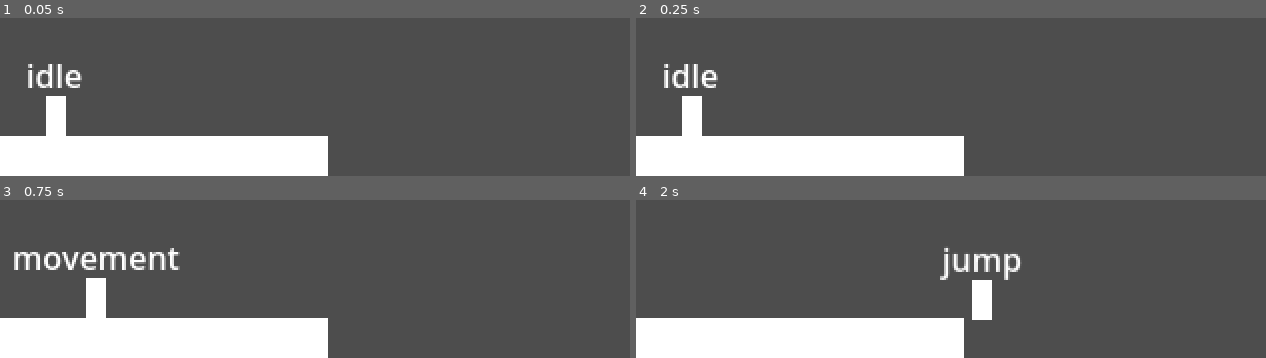
Above: before the commit, frames 1-4 (two rows, left to right).
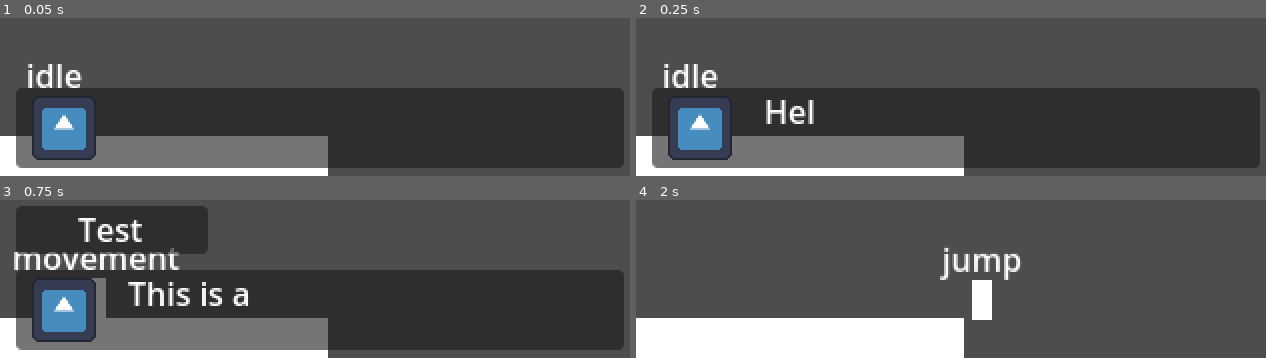
Above: after the commit, the same moments.

Repository: arindamtrivedi/MINIJAM-200
Game: Godot game, scene res://scenes/levels/debug/debug_level.tscn
Same seed, same stepped clock (60 frames per second), same inputs: the game is played once before the commit and once after it. The project has no main scene, so this scene is started directly. The engine's default icon, where the game draws it, is replaced by a stand-in: a white triangle on a blue panel in a dark square.
Inputs:
- Up to frame 1 (0.05 s): no input
- Up to frame 2 (0.25 s): no input
- Up to frame 3 (0.75 s): tap Enter (ui_accept) at 0.5 s; hold D (move_right) from 0.53 s (still down); hold Enter (ui_accept) from 0.53 s (still down)
- Up to frame 4 (2 s): keep holding D (move_right); tap Space (move_jump) at 0.77, 1.52 s; release Enter (ui_accept) at 1.28 s; tap Enter (ui_accept) at 1.35 s

The runs differ from the first frame. In frame 1, 48% of the frame differs, in the area x 2-100%, y 44-95%; in frame 2, 48%; in frame 3, 57%, in the area x 2-100%, y 3-95%; in frame 4, nothing differs.

Commit message:
Added the dialogue system

Diff:
--- a/minijam_200/project.godot
+++ b/minijam_200/project.godot
@@ -17,6 +17,7 @@
 [autoload]
 
 BgmPlayer="*res://autoloads/bgm_player.tscn"
+DialogueManager="*res://scripts/core/managers/dialogue_manager.gd"
 
 [display]
 
--- /dev/null
+++ b/minijam_200/resources/dialogues/debug/debug_dialogue1.tres
@@ -0,0 +1,24 @@
+[gd_resource type="Resource" script_class="DialogueData" load_steps=6 format=3 uid="uid://5tj3rm660eyv"]
+
+[ext_resource type="Script" uid="uid://dbj05cyeai6gd" path="res://scripts/resources/dialogue_content.gd" id="1_d7qql"]
+[ext_resource type="Texture2D" uid="uid://cfu52s6l21tse" path="res://icon.svg" id="2_cioej"]
+[ext_resource type="Script" uid="uid://ccq3dfuwytxdx" path="res://scripts/resources/dialogue_data.gd" id="2_lwhwq"]
+
+[sub_resource type="Resource" id="Resource_6jnls"]
+script = ExtResource("1_d7qql")
+name = ""
+face = ExtResource("2_cioej")
+text = "Hello !"
+metadata/_custom_type_script = "uid://dbj05cyeai6gd"
+
+[sub_resource type="Resource" id="Resource_53bhl"]
+script = ExtResource("1_d7qql")
+name = "Test"
+face = ExtResource("2_cioej")
+text = "This is a debug dialogue."
+metadata/_custom_type_script = "uid://dbj05cyeai6gd"
+
+[resource]
+script = ExtResource("2_lwhwq")
+lines = Array[ExtResource("1_d7qql")]([SubResource("Resource_6jnls"), SubResource("Resource_53bhl")])
+metadata/_custom_type_script = "uid://ccq3dfuwytxdx"
--- /dev/null
+++ b/minijam_200/scenes/gui/menus/dialogue_box.tscn
@@ -0,0 +1,90 @@
+[gd_scene load_steps=6 format=3 uid="uid://dcdmt4cq53pc4"]
+
+[ext_resource type="Script" uid="uid://dd6b62tn6leh0" path="res://scripts/scenes/gui/menus/dialogue_box.gd" id="1_hqrs7"]
+[ext_resource type="Texture2D" uid="uid://cfu52s6l21tse" path="res://icon.svg" id="2_bm251"]
+
+[sub_resource type="Animation" id="Animation_bm251"]
+resource_name = "play"
+length = 0.5
+tracks/0/type = "value"
+tracks/0/imported = false
+tracks/0/enabled = true
+tracks/0/path = NodePath("TextLabel:visible_ratio")
+tracks/0/interp = 1
+tracks/0/loop_wrap = true
+tracks/0/keys = {
+"times": PackedFloat32Array(0, 0.5),
+"transitions": PackedFloat32Array(1, 1),
+"update": 0,
+"values": [0.0, 1.0]
+}
+
+[sub_resource type="Animation" id="Animation_lhsxw"]
+length = 0.001
+tracks/0/type = "value"
+tracks/0/imported = false
+tracks/0/enabled = true
+tracks/0/path = NodePath("TextLabel:visible_ratio")
+tracks/0/interp = 1
+tracks/0/loop_wrap = true
+tracks/0/keys = {
+"times": PackedFloat32Array(0),
+"transitions": PackedFloat32Array(1),
+"update": 0,
+"values": [1.0]
+}
+
+[sub_resource type="AnimationLibrary" id="AnimationLibrary_kn5qe"]
+_data = {
+&"RESET": SubResource("Animation_lhsxw"),
+&"play": SubResource("Animation_bm251")
+}
+
+[node name="DialogueBox" type="CanvasLayer" node_paths=PackedStringArray("face", "name_panel", "name_label", "text_label", "text_player")]
+script = ExtResource("1_hqrs7")
+face = NodePath("TextPanel/Face")
+name_panel = NodePath("NamePanel")
+name_label = NodePath("NamePanel/NameLabel")
+text_label = NodePath("TextPanel/TextLabel")
+text_player = NodePath("TextPanel/TextPlayer")
+
+[node name="NamePanel" type="Panel" parent="."]
+offset_left = 8.0
+offset_top = 104.0
+offset_right = 104.0
+offset_bottom = 128.0
+
+[node name="NameLabel" type="Label" parent="NamePanel"]
+layout_mode = 0
+offset_right = 96.0
+offset_bottom = 23.0
+text = "{name}"
+horizontal_alignment = 1
+vertical_alignment = 1
+
+[node name="TextPanel" type="Panel" parent="."]
+offset_left = 8.0
+offset_top = 136.0
+offset_right = 312.0
+offset_bottom = 176.0
+
+[node name="Face" type="TextureRect" parent="TextPanel"]
+layout_mode = 0
+offset_left = 8.0
+offset_top = 4.0
+offset_right = 40.0
+offset_bottom = 36.0
+texture = ExtResource("2_bm251")
+expand_mode = 1
+
+[node name="TextLabel" type="RichTextLabel" parent="TextPanel"]
+layout_mode = 0
+offset_left = 56.0
+offset_right = 304.0
+offset_bottom = 40.0
+text = "{text}"
+
+[node name="TextPlayer" type="AnimationPlayer" parent="TextPanel"]
+libraries = {
+&"": SubResource("AnimationLibrary_kn5qe")
+}
--- a/minijam_200/scenes/levels/debug/debug_level.tscn
+++ b/minijam_200/scenes/levels/debug/debug_level.tscn
@@ -1,6 +1,6 @@
 [gd_scene load_steps=5 format=3 uid="uid://dl0dsx7a3ewf0"]
 
-[ext_resource type="Script" uid="uid://dvshimbb0a23c" path="res://scripts/core/nodes/level.gd" id="1_ephxx"]
+[ext_resource type="Script" uid="uid://ndkr5uetk4ri" path="res://scripts/scenes/levels/debug/debug_level.gd" id="1_l8odw"]
 [ext_resource type="PackedScene" uid="uid://6kv6le0cilrx" path="res://scenes/entities/player/player.tscn" id="2_l8odw"]
 
 [sub_resource type="CanvasTexture" id="CanvasTexture_l8odw"]
@@ -9,7 +9,7 @@
 size = Vector2(164, 40)
 
 [node name="DebugLevel" type="Node2D"]
-script = ExtResource("1_ephxx")
+script = ExtResource("1_l8odw")
 metadata/_custom_type_script = "uid://dvshimbb0a23c"
 
 [node name="Platform" type="StaticBody2D" parent="."]
--- /dev/null
+++ b/minijam_200/scripts/core/managers/dialogue_manager.gd
@@ -0,0 +1,32 @@
+extends Node
+
+
+signal interacted
+
+
+var dialogue_box_scene: PackedScene = preload("res://scenes/gui/menus/dialogue_box.tscn")
+
+
+func _input(event: InputEvent) -> void:
+	if event.is_action_pressed("ui_accept"):
+		interacted.emit()
+
+
+func play(dialogue: DialogueData) -> void:
+	var dialogue_box: DialogueBox = dialogue_box_scene.instantiate()
+	add_child(dialogue_box)
+	for line in dialogue.lines:
+		await show_text(dialogue_box, line)
+	dialogue_box.queue_free()
+
+
+func show_text(dialogue_box: CanvasLayer, line: DialogueContent):
+	if line.name != "":
+		dialogue_box.name_panel.show()
+		dialogue_box.name_label.text = line.name
+	else:
+		dialogue_box.name_panel.hide()
+	dialogue_box.face.texture = line.face
+	dialogue_box.show_dialogue(line.text)
+	await dialogue_box.dialogue_finished
+	await interacted
--- /dev/null
+++ b/minijam_200/scripts/resources/dialogue_content.gd
@@ -0,0 +1,7 @@
+class_name DialogueContent
+extends Resource
+
+
+@export var name: String
+@export var face: Texture2D
+@export_multiline var text: String
--- /dev/null
+++ b/minijam_200/scripts/resources/dialogue_data.gd
@@ -0,0 +1,5 @@
+class_name DialogueData
+extends Resource
+
+
+@export var lines: Array[DialogueContent]
--- /dev/null
+++ b/minijam_200/scripts/scenes/gui/menus/dialogue_box.gd
@@ -0,0 +1,19 @@
+class_name DialogueBox
+extends CanvasLayer
+
+
+signal dialogue_finished
+
+
+@export var face: TextureRect
+@export var name_panel: Panel
+@export var name_label: Label
+@export var text_label: RichTextLabel
+@export var text_player: AnimationPlayer
+
+
+func show_dialogue(dialogue: String):
+	text_label.text = dialogue
+	text_player.play("play")
+	await text_player.animation_finished
+	dialogue_finished.emit()
--- /dev/null
+++ b/minijam_200/scripts/scenes/levels/debug/debug_level.gd
@@ -0,0 +1,6 @@
+extends Level
+
+
+func _ready() -> void:
+	var dialogue: DialogueData = preload("uid://5tj3rm660eyv")
+	DialogueManager.play(dialogue);
Not shown, added: minijam_200/scripts/core/managers/dialogue_manager.gd.uid
Not shown, added: minijam_200/scripts/resources/dialogue_content.gd.uid
Not shown, added: minijam_200/scripts/resources/dialogue_data.gd.uid
Not shown, added: minijam_200/scripts/scenes/gui/menus/dialogue_box.gd.uid
Not shown, added: minijam_200/scripts/scenes/levels/debug/debug_level.gd.uid
